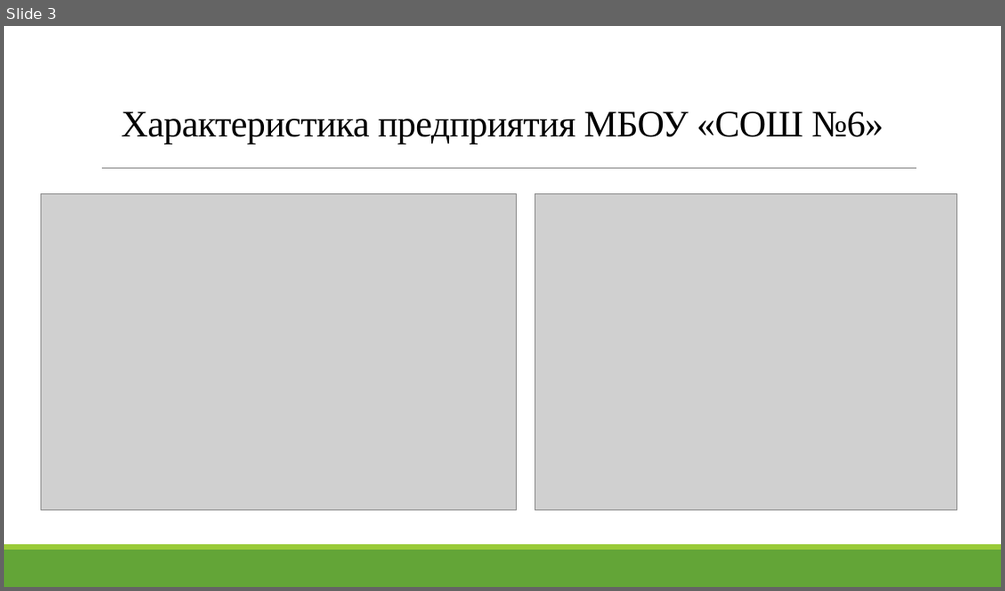
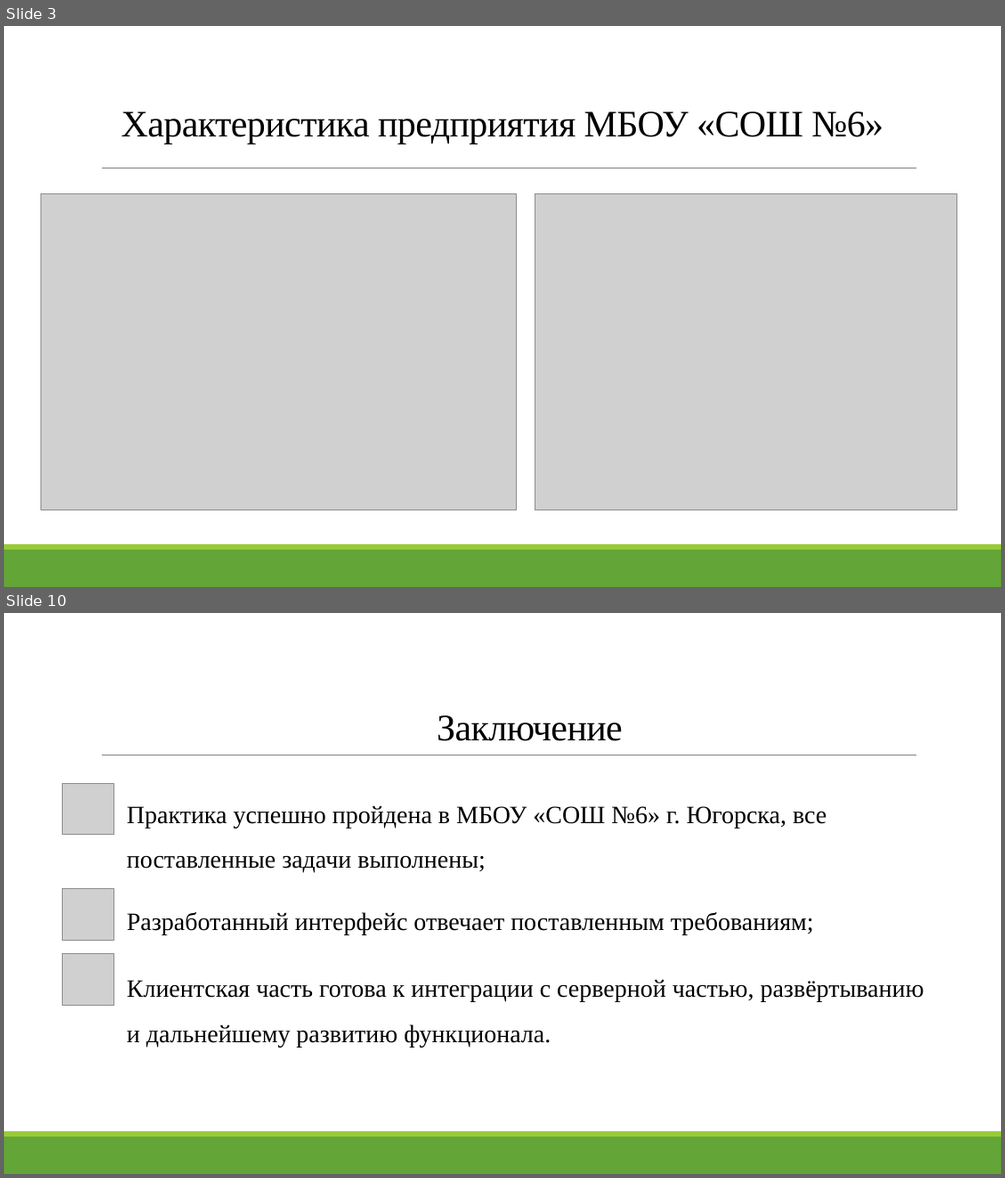
Before and after one commit to lizamlzw/yupk, a slide deck: практика Макарова.pptx. Shown one above the other, each under a label of ours: slide 3 before the commit, slides 3 and 10 after it; the slides between them are not shown. The pictures are 1005x591 and 1005x1178 pixels, drawn with LibreOffice and Linux fonts; fonts in the diff are those of the drawing; grey boxes stand for pictures. Boxes give left, top, right and bottom in pixels: in the first picture for what was removed or moved away, otherwise in the second. Text is boxed around its words. In the diff, an @@ line names an element or a change of style, - is before the commit and + after.

```diff
--- a/практика Макарова.pptx
+++ b/практика Макарова.pptx
@@ slide 10 added at [4,613,1001,1174], background #FFFFFF; not listed: 3 template elements that a slide beside it also shows @@
@@ title added at [437,715,623,741], 36 pt, text #000000 @@
+Заключение
@@ picture added at [63,783,114,835] @@
@@ text added at [127,805,826,873], 24 pt, text #000000 @@
+Практика успешно пройдена в МБОУ «СОШ №6» г. Югорска, все поставленные задачи выполнены;
@@ picture added at [63,888,114,940] @@
@@ text added at [127,912,814,934], 24 pt, text #000000 @@
+Разработанный интерфейс отвечает поставленным требованиям;
@@ picture added at [63,954,114,1005] @@
@@ text added at [127,979,924,1046], 24 pt, text #000000 @@
+Клиентская часть готова к интеграции с серверной частью, развёртыванию и дальнейшему развитию функционала.
```
Also in this commit, not shown: 1 slide changed, 7 other slides added, 12 slides removed, 1 other file.
